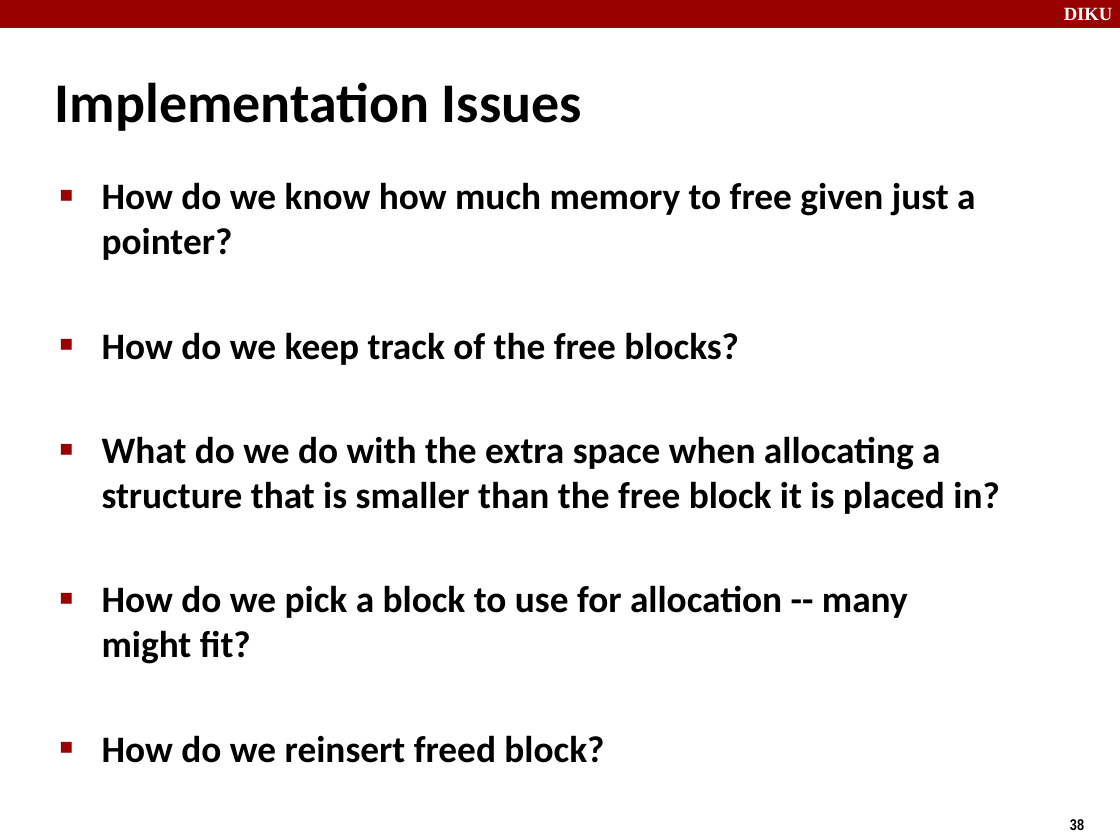
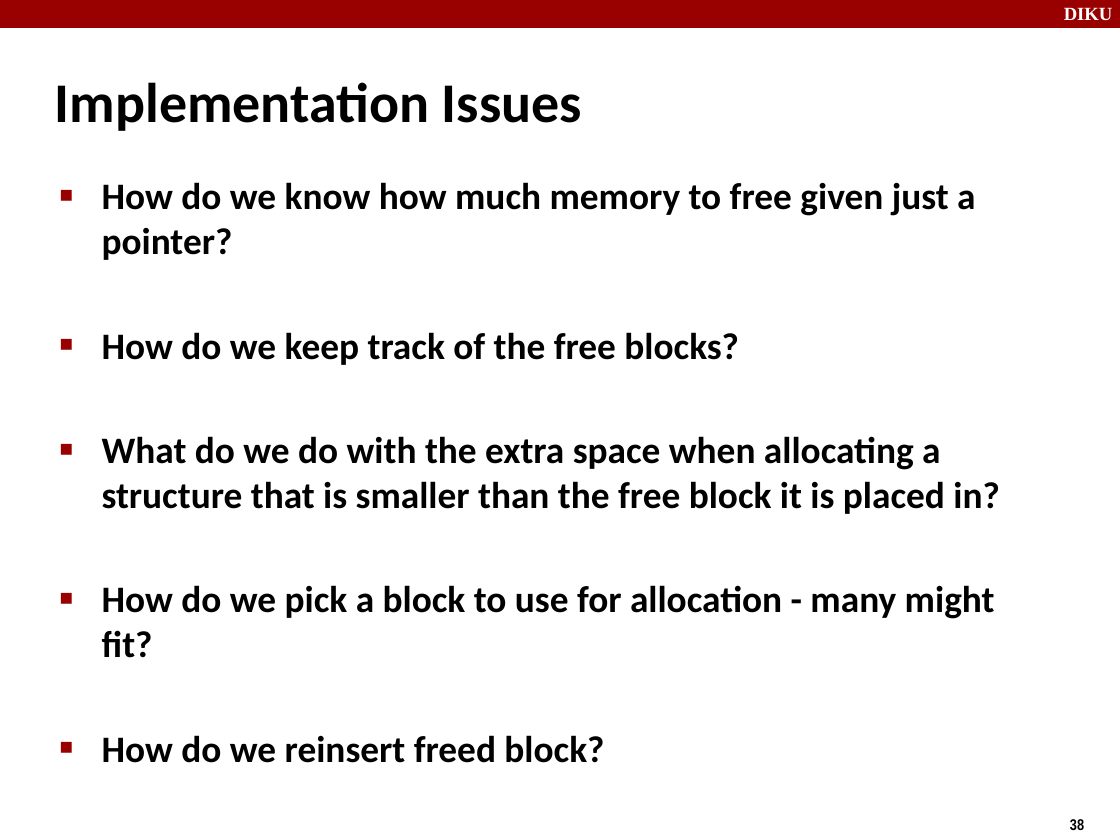
Before and after one commit to CodeLikeAGirl18/compSys-e2019-pub, a slide deck: slide 38 of material/191104_virtual_memory_ii/191104.odp. Drawn at 1120x840 pixels with LibreOffice and Linux fonts; fonts in the diff are those of the drawing. Boxes give left, top, right and bottom in pixels: in the first picture for what was removed or moved away, otherwise in the second. Text is boxed around its words. In the diff, an @@ line names an element or a change of style, - is before the commit and + after.

```diff
--- a/material/191104_virtual_memory_ii/191104.odp
+++ b/material/191104_virtual_memory_ii/191104.odp
@@ text at box(102, 585, 995, 658): text changed @@
-■ How do we pick a block to use for allocation -- many might fit?
+■ How do we pick a block to use for allocation - many might fit?
```
Also in this commit, not shown: 1 other slide changed, 1 other file.
